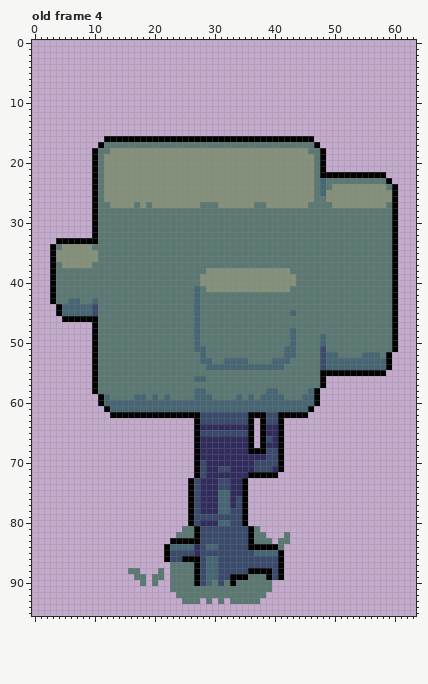
File history of a pixel-art file, assets/sprites/objects/three.aseprite. The picture above was drawn from the file before the commit.
64x96 pixels, 4 frames. Shown: old frame 4. The commit also changed other frames, which this record leaves out.
The same view after the edit:
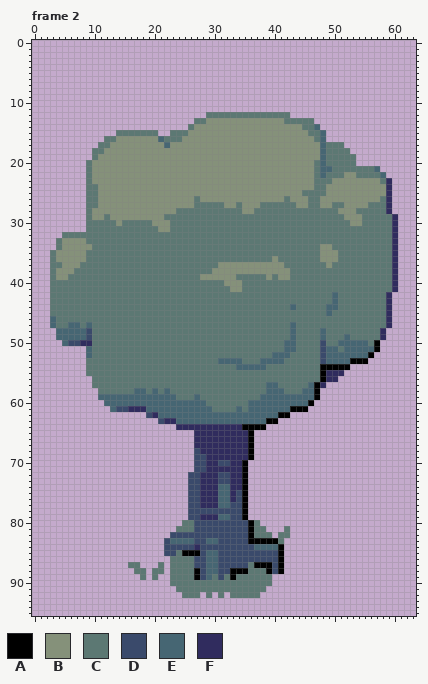
Palette (. is transparent): A #000000  B #85917a  C #5c7873  D #3a4a6b  E #466673  F #302c5e
A new or re-ordered frame is compared with the old frame closest to it.
What changed:
frames re-ordered
Changed rows in their new state; - is an unchanged pixel.
Frame 2 against old frame 4:
first column x 3:
12 --------------------------CCCCCCCCCCCCCC------------------
13 ------------------------CCBBBBBBBBBBBBBCCCCC--------------
14 -----------------------CBBBBBBBBBBBBBBBBBBCCE-------------
15 -----------CCCCCCC--CCCBBBBBBBBBBBBBBBBBBBBCCE------------
16 ---------CCBBBBBBBECCCBBBBBBBBBBBBBBBBBBBBBBCE------------
17 --------C-BBBBBBBBBEBBBBBBBBBBBBBBBBBBBBBBBBBECCC---------
18 -------C-B---------------------------------BBECCCC--------
19 -------CB-----------------------------------BECCCCC-------
20 ------CBB------------------------------------ECCCCC-------
21 ------CBB------------------------------------EECCCCCCCE---
22 ------CBB------------------------------------ECCCBBCCCCE--
23 ------CBB------------------------------------C-BBBBBBBB-F-
24 ------CCB------------------------------------CB---------F.
25 ------CCB---------------------------------CC-C----------F.
26 ------CCB---------------C--------------C---C-B---------CF.
27 ------CCBB----B-B-------C---C--C--B-CCCCC----BBCC----CCCF.
28 ------CBBBBBBBBBBBBBB-----------BB--------------BBB-----F.
29 ------CBB-BBBBBBBBB------------------------------BBB-----F
30 ------CC---B-----BBB------------------------------BB-----F
31 ------CC----------BB-------------------------------------F
32 --CCCCCC-------------------------------------------------F
33 -CBBBBCC-------------------------------------------------F
34 .--------------------------------------------BB----------F
35 C-----CC-------------------------------------BBB---------F
36 C-----CC-----------------------------B-------BBB---------F
37 C----CC---------------------BBBBBBBBBBB-------B----------F
38 CBBB----------------------C------------------------------F
39 CBB----------------------------CCCCC-C--C----------------F
40 C------------------------CCCC---CCCCCCCCC----------------F
41 C-----------------------C-CCCC--CCCCCCCC-----------------F
42 C-----------------------C----------------------E--------F.
43 C--CC--C----------------C----------------------E--------F.
44 CCCCCCCC----------------C---------------E-----EE--------F.
45 CCCCCCCC----------------C---------------C-----E---------F.
46 ECCCCCCC----------------C-------------------------------F.
47 ECCEECEC----------------C---------------E---------------F.
48 -EEEEEDC----------------C--------------------E---------F..
49 -EEEEEDC----------------C------------------------E-----F..
50 --EDDFFC----------------C--------------E-----D--EEEEE-A...
51 ------EC----------------CC--------------------EE-EEEEEA...
52 ------EC-----------------C-----------EE-C-------EEEE-A...-
53 ------CC-----------------CC-E---C--EE--C----------AAA....-
54 ------CC------------------CCCCC-----CCC------AAAAA.......-
55 ------CC--------------------------------------FFF.......--
56 -------C----------------CC--------------------FF----------
57 -------C----------------------------EE-----EAF------------
58 -------.------EE-E-E----CC------------E---E---------------
59 --------E-EEEE--E-E-E----CC----C-C-----EEE----------------
60 --------.-----------------CCCCCCC----------A.-------------
61 ---------.-DDFFF-----------CCCC-C-------AAA.--------------
62 ----------......DFEEEEEEEEEEEEEEEEEEEE--...---------------
63 ------------------DFFEEEEEEEEEEEEEEEAA.-------------------
64 ---------------------FFFF-------A-A-...-------------------
65 ------------------------FFFFFFFFF--....-------------------
66 ------------------------F----------....-------------------
67 ------------------------F----------....-------------------
68 ------------------------D---------.....-------------------
69 ------------------------DD-------A.....-------------------
70 ------------------------D---DD--A......-------------------
71 ------------------------D---FF--A......-------------------
72 -----------------------DDF--DD--A.....--------------------
73 -----------------------D----------------------------------
74 -----------------------D----EE----------------------------
75 -----------------------D-------D--------------------------
76 -----------------------D----------------------------------
77 -----------------------D------D---------------------------
78 -----------------------D-DDDDD----------------------------
79 -----------------------D-FFFEE----------------------------
80 ----------------------CC-DDDDD--DAC-----------------------
81 ---------------------C--D----------C---C------------------
82 --------------------DDDDD-----------C-C-------------------
83 -------------------DEEEED-EE------AAAA-.------------------
84 -------------------DDDDD--DD-----DEEEEA-------------------
85 -------------------D-CAAA-EE------DDDD--------------------
86 -------------------.CCCCD---------------------------------
87 -------------CC---C-----D--------CAAA---------------------
88 -------------.-C-C------------AAACCC----------------------
89 --------------.---.--------C-C-CC---C..-------------------
90 ---------------.-.------CCC-C-C---------------------------
91 --------------------.---------------.---------------------
92 ---------------------.---.-.-.-----.----------------------
93 ----------------------...-.-.-.....-----------------------
Pixel boxes of the changes (left, top, right, bottom) in both pictures:
changed: (50, 112, 398, 604)
